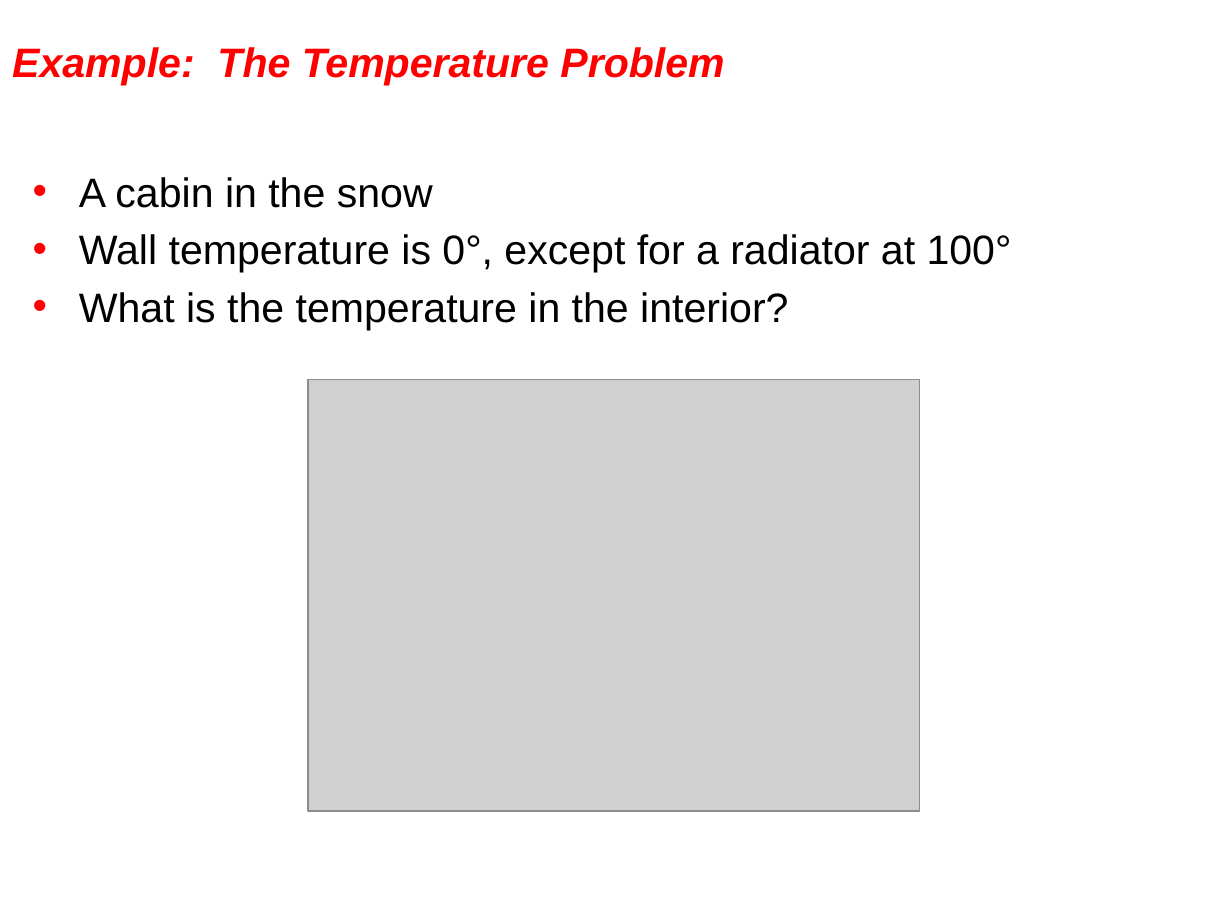
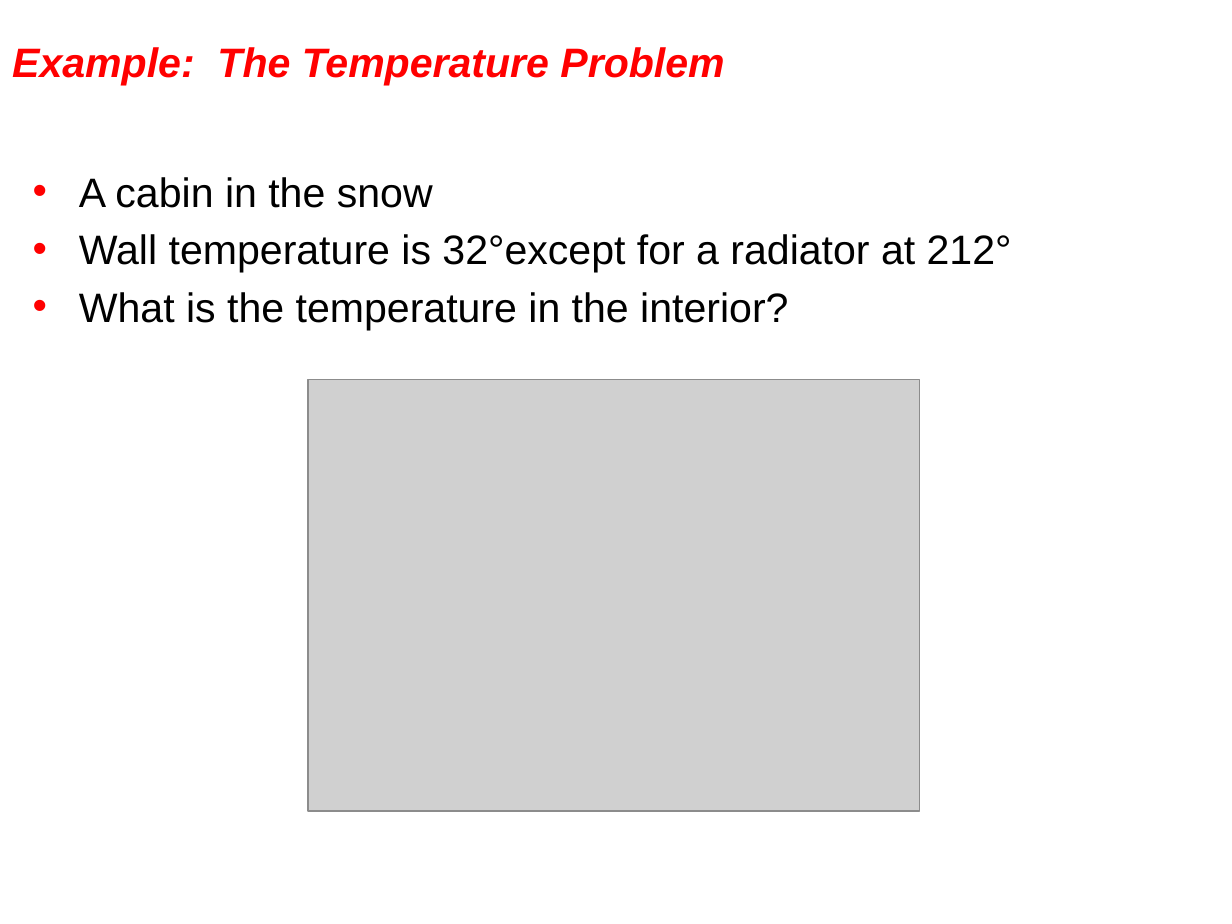
Before and after one commit to johnrgilbert/CS111-2021-fall, a slide deck: slide 1 of LectureMaterials/09-23-Thursday/cs111-01-temperature.pptx. Drawn at 1232x924 pixels with LibreOffice and Linux fonts; fonts in the diff are those of the drawing; grey boxes stand for pictures. Boxes give left, top, right and bottom in pixels: in the first picture for what was removed or moved away, otherwise in the second. Text is boxed around its words. In the diff, an @@ line names an element or a change of style, - is before the commit and + after.

Commit message:
update temperature prob boundary conditions

```diff
--- a/LectureMaterials/09-23-Thursday/cs111-01-temperature.pptx
+++ b/LectureMaterials/09-23-Thursday/cs111-01-temperature.pptx
@@ text at box(79, 234, 1012, 273): text changed @@
-• Wall temperature is 0°, except for a radiator at 100°
+• Wall temperature is 32°except for a radiator at 212°
```
Also in this commit, not shown: 1 other slide changed, 1 other file.
